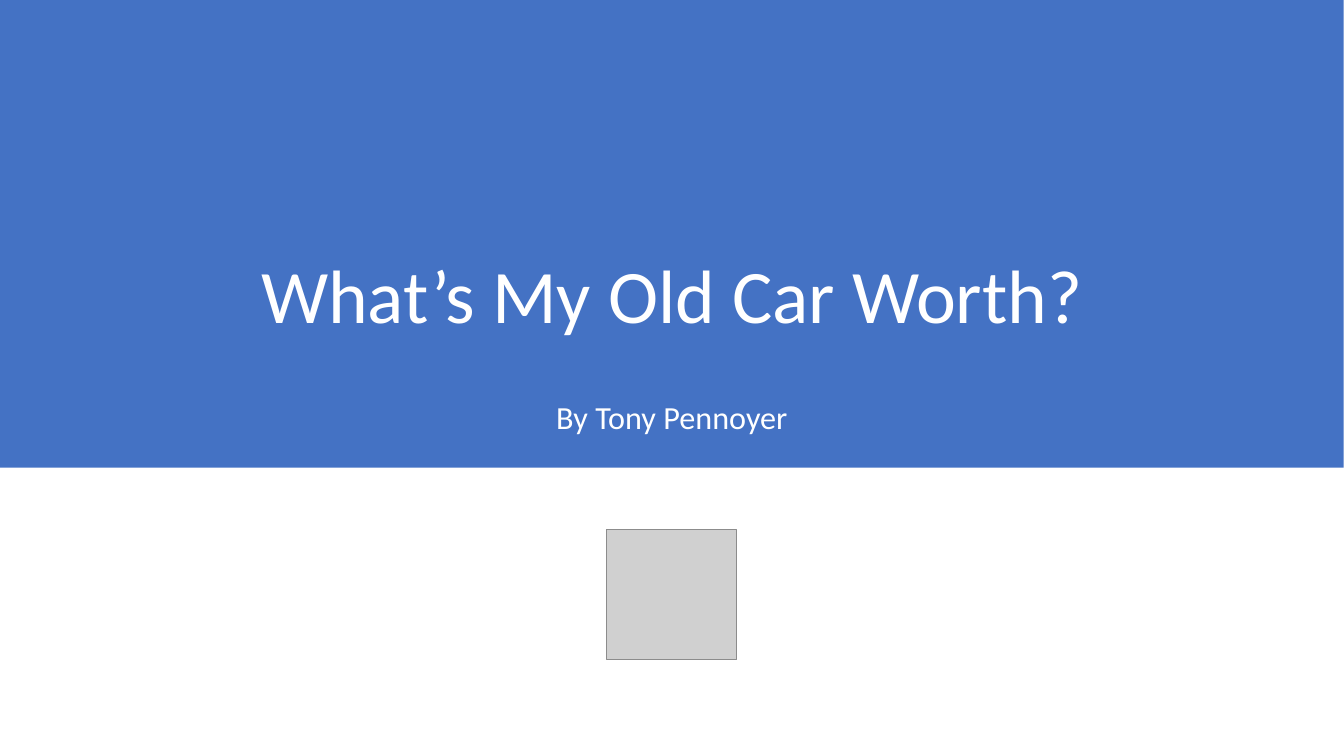
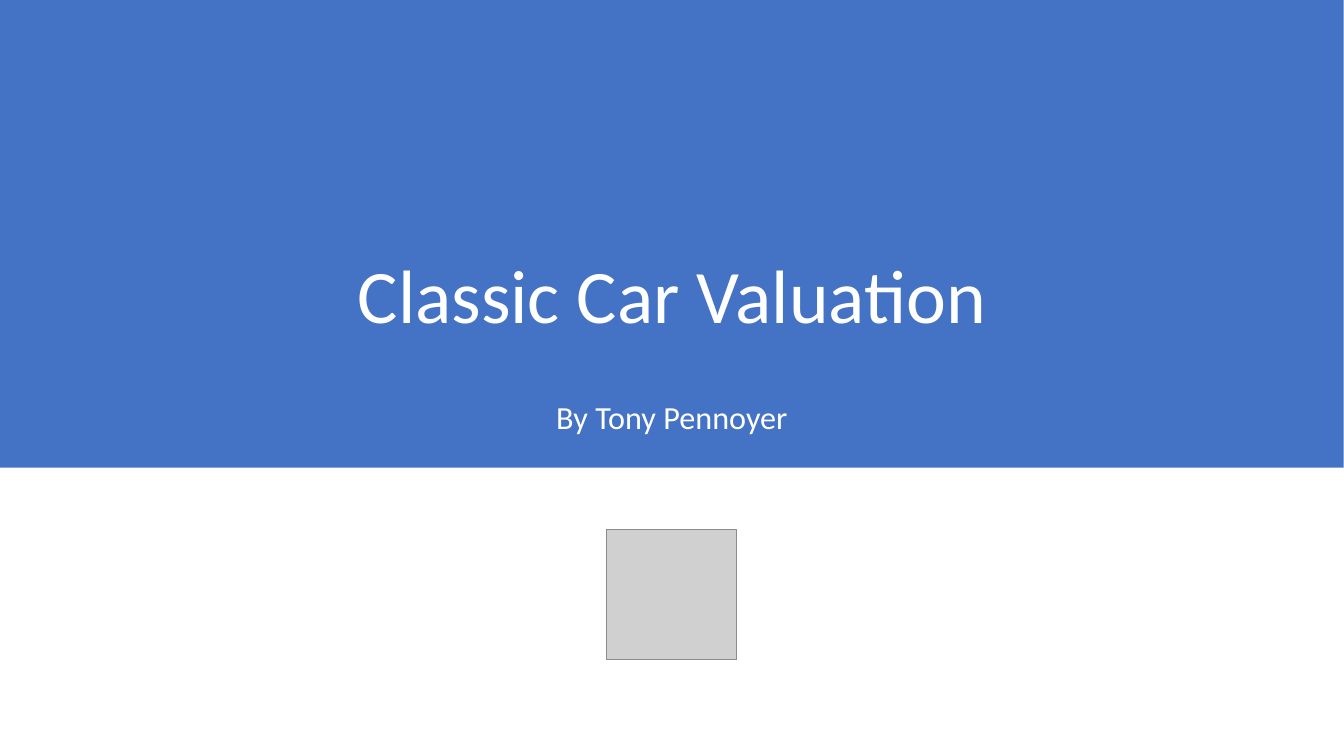
Before and after one commit to tonypennoyer/python_project, a slide deck: slide 1 of Tony_Pennoyer_Python_Proj_Presentation.pptx. Drawn at 1344x756 pixels with LibreOffice and Linux fonts; fonts in the diff are those of the drawing; grey boxes stand for pictures. Boxes give left, top, right and bottom in pixels: in the first picture for what was removed or moved away, otherwise in the second. Text is boxed around its words. In the diff, an @@ line names an element or a change of style, - is before the commit and + after.

Commit message:
final

```diff
--- a/Tony_Pennoyer_Python_Proj_Presentation.pptx
+++ b/Tony_Pennoyer_Python_Proj_Presentation.pptx
@@ title at bbox=[358, 270, 986, 324]: text changed @@
-What’s My Old Car Worth?
+Classic Car Valuation
```
